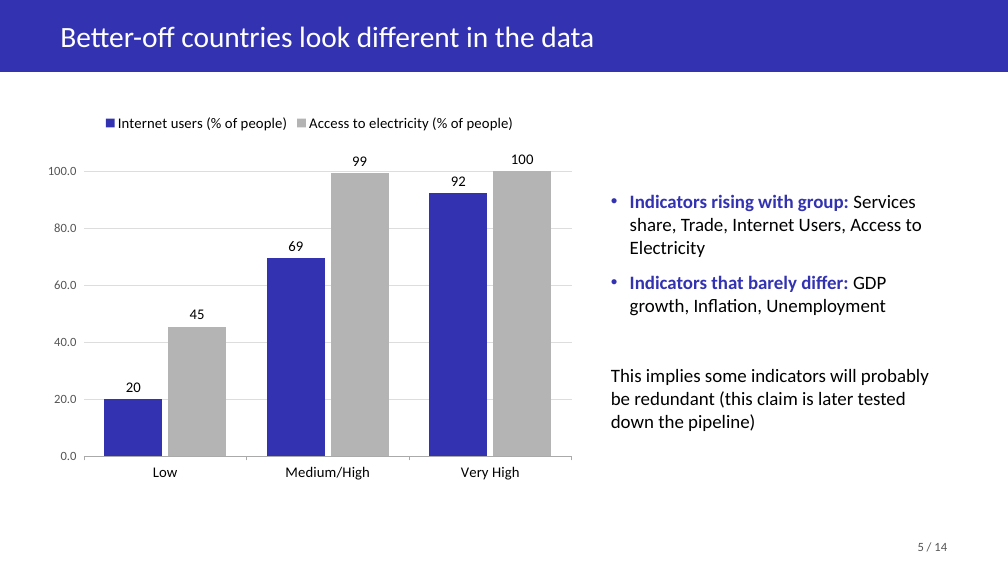
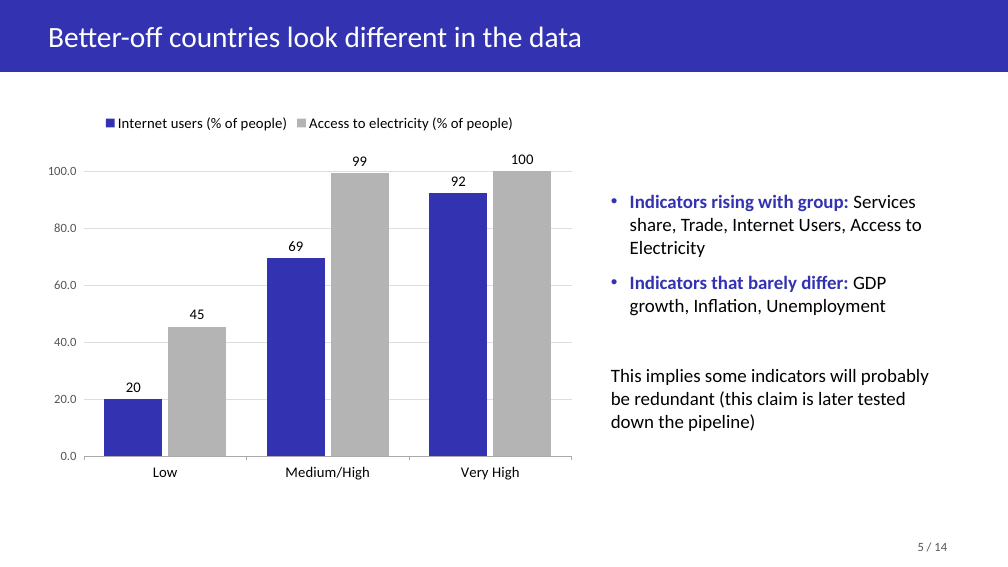
Before and after one commit to Soemon007/DS203_GroupProject, a slide deck: slide 5 of deliverables/DS203_Slides.pptx. Drawn at 1008x567 pixels with LibreOffice and Linux fonts; fonts in the diff are those of the drawing. Boxes give left, top, right and bottom in pixels: in the first picture for what was removed or moved away, otherwise in the second. Text is boxed around its words. In the diff, an @@ line names an element or a change of style, - is before the commit and + after.

```diff
--- a/deliverables/DS203_Slides.pptx
+++ b/deliverables/DS203_Slides.pptx
@@ text "Better-off countries look different in ...": place and size @@
-text "Better-off countries look different in ..." at [60, 26, 594, 47]
+text "Better-off countries look different in ..." at [48, 26, 582, 47]
```
Also in this commit, not shown: 6 other slides changed, 1 slide added, 1 slide removed.
